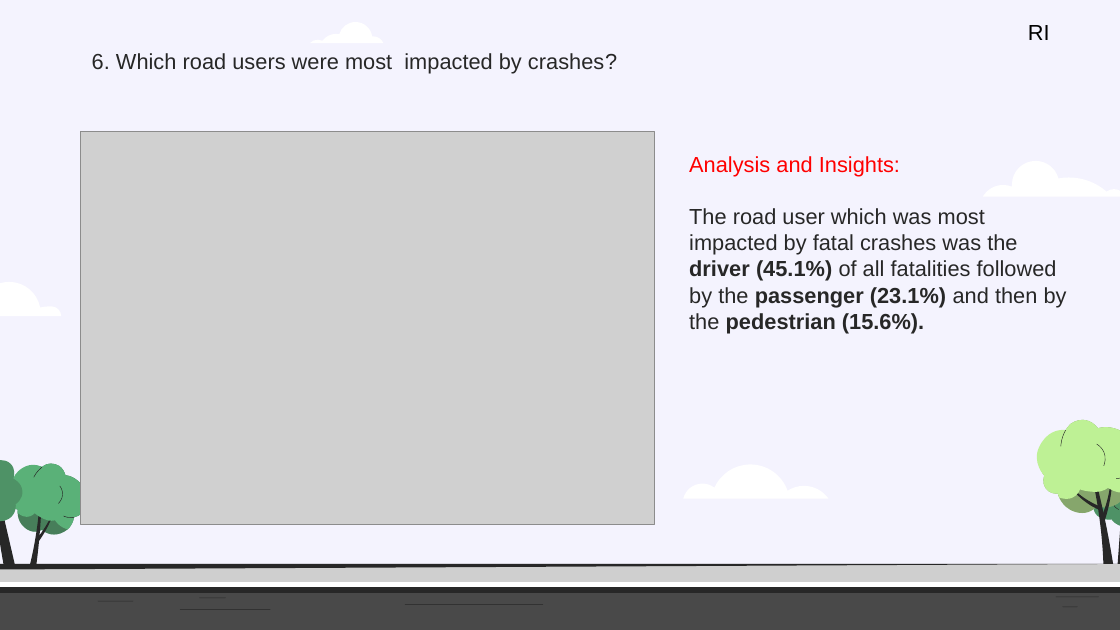
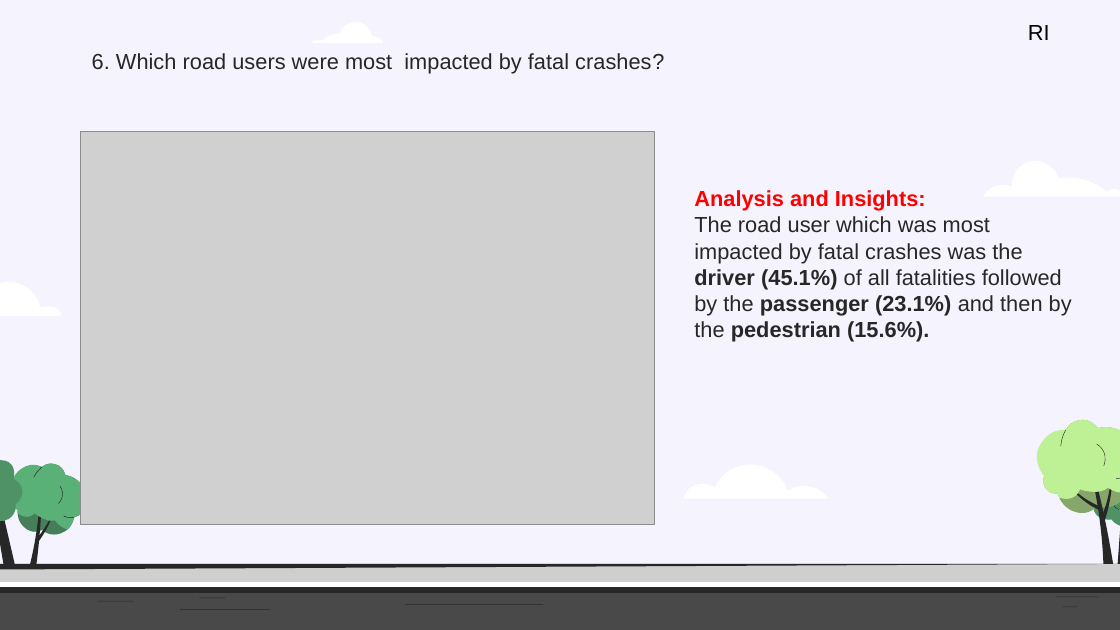
Before and after one commit to Kapedes/project-1-group-2, a slide deck: slide 10 of Insights and analysis of Crash Statistics in Australia.pptx. Drawn at 1120x630 pixels with LibreOffice and Linux fonts; fonts in the diff are those of the drawing; grey boxes stand for pictures. Boxes give left, top, right and bottom in pixels: in the first picture for what was removed or moved away, otherwise in the second. Text is boxed around its words. In the diff, an @@ line names an element or a change of style, - is before the commit and + after.

```diff
--- a/Insights and analysis of Crash Statistics in Australia.pptx
+++ b/Insights and analysis of Crash Statistics in Australia.pptx
@@ text at box(92, 53, 664, 73): text changed @@
-6. Which road users were most impacted by crashes?
+6. Which road users were most impacted by fatal crashes?
@@ text "Analysis and Insights:": place and size @@
-text "Analysis and Insights:" at box(689, 156, 1067, 334)
+text "Analysis and Insights:" at box(694, 190, 1072, 342)
@@ text at box(694, 190, 926, 211): bold on in "Analysis and Insights:" @@
```
Also in this commit, not shown: 11 other slides changed, 1 other file.
